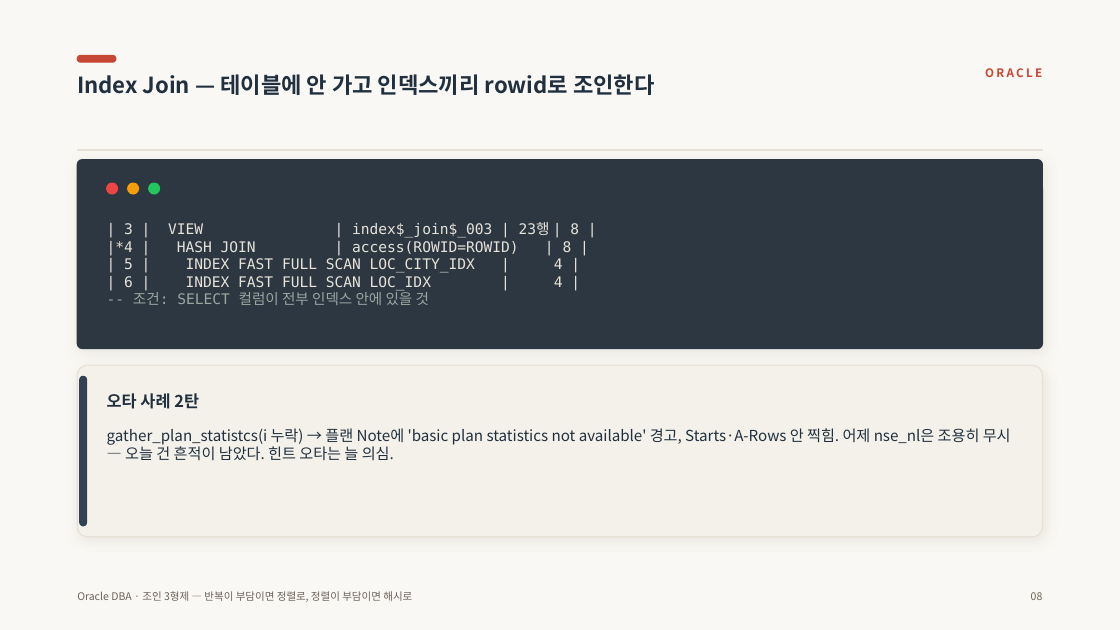
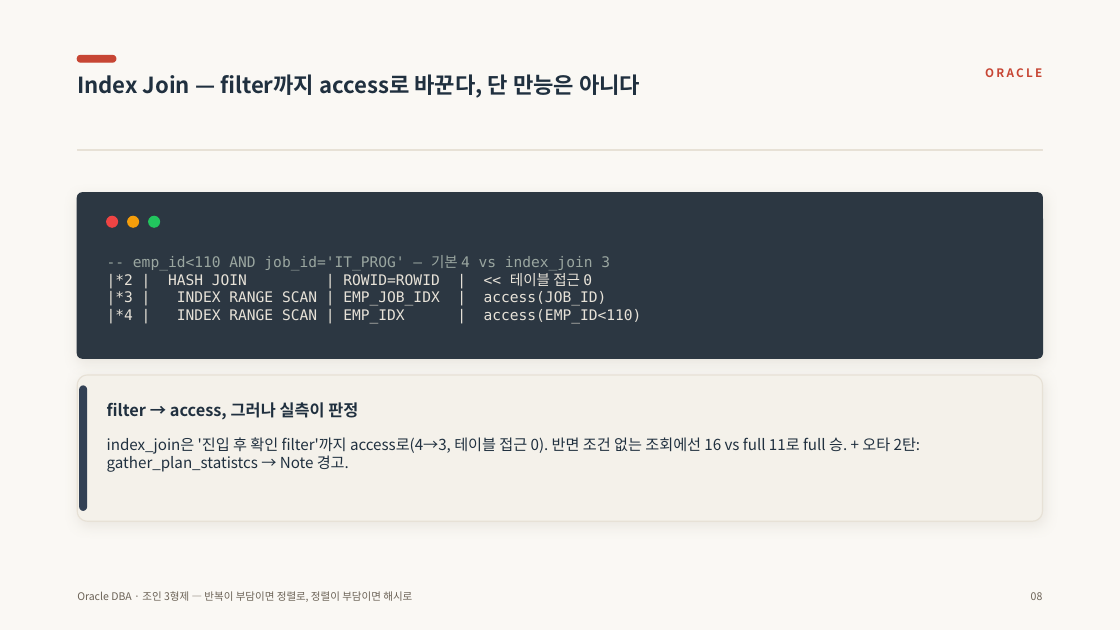
Before and after one commit to jokwangwon/ora-ppt-gen, a slide deck: slide 14 of files/day74.pptx. Drawn at 1120x630 pixels with LibreOffice and Linux fonts; fonts in the diff are those of the drawing. Boxes give left, top, right and bottom in pixels: in the first picture for what was removed or moved away, otherwise in the second. Text is boxed around its words. In the diff, an @@ line names an element or a change of style, - is before the commit and + after.

```diff
--- a/files/day74.pptx
+++ b/files/day74.pptx
@@ text at (x1=77, y1=74, x2=640, y2=98): text changed @@
-Index Join — 테이블에 안 가고 인덱스끼리 rowid로 조인한다
+Index Join — filter까지 access로 바꾼다, 단 만능은 아니다
@@ rounded rectangle at (x1=77, y1=192, x2=1043, y2=358): proportions changed @@
@@ rounded rectangle resized from (x1=77, y1=160, x2=1043, y2=349) to (x1=77, y1=192, x2=1043, y2=358) @@
@@ 3 ellipses moved together from (x1=107, y1=183, x2=160, y2=194) to (x1=107, y1=217, x2=160, y2=228) @@
@@ text at (x1=107, y1=255, x2=642, y2=324): text changed @@
-| 3 | VIEW | index$_join$_003 | 23행 | 8 |
-|*4 | HASH JOIN | access(ROWID=ROWID) | 8 |
-| 5 | INDEX FAST FULL SCAN LOC_CITY_IDX | 4 |
-| 6 | INDEX FAST FULL SCAN LOC_IDX | 4 |
--- 조건: SELECT 컬럼이 전부 인덱스 안에 있을 것
+-- emp_id<110 AND job_id='IT_PROG' — 기본 4 vs index_join 3
+|*2 | HASH JOIN | ROWID=ROWID | << 테이블 접근 0
+|*3 | INDEX RANGE SCAN | EMP_JOB_IDX | access(JOB_ID)
+|*4 | INDEX RANGE SCAN | EMP_IDX | access(EMP_ID<110)
@@ rounded rectangle resized from (x1=77, y1=365, x2=1043, y2=537) to (x1=77, y1=375, x2=1043, y2=521) @@
@@ rounded rectangle at (x1=77, y1=375, x2=1043, y2=521): proportions changed @@
@@ rounded rectangle resized from (x1=80, y1=376, x2=87, y2=526) to (x1=80, y1=386, x2=87, y2=510) @@
@@ text at (x1=107, y1=402, x2=358, y2=420): text changed @@
-오타 사례 2탄
+filter → access, 그러나 실측이 판정
@@ text at (x1=107, y1=437, x2=921, y2=472): text changed @@
-gather_plan_statistcs(i 누락) → 플랜 Note에 'basic plan statistics not available' 경고, Starts·A-Rows 안 찍힘. 어제 nse_nl은 조용히 무시 — 오늘 건 흔적이 남았다. 힌트 오타는 늘 의심.
+index_join은 '진입 후 확인 filter'까지 access로(4→3, 테이블 접근 0). 반면 조건 없는 조회에선 16 vs full 11로 full 승. + 오타 2탄: gather_plan_statistcs → Note 경고.
```
Also in this commit, not shown: 9 other files.
